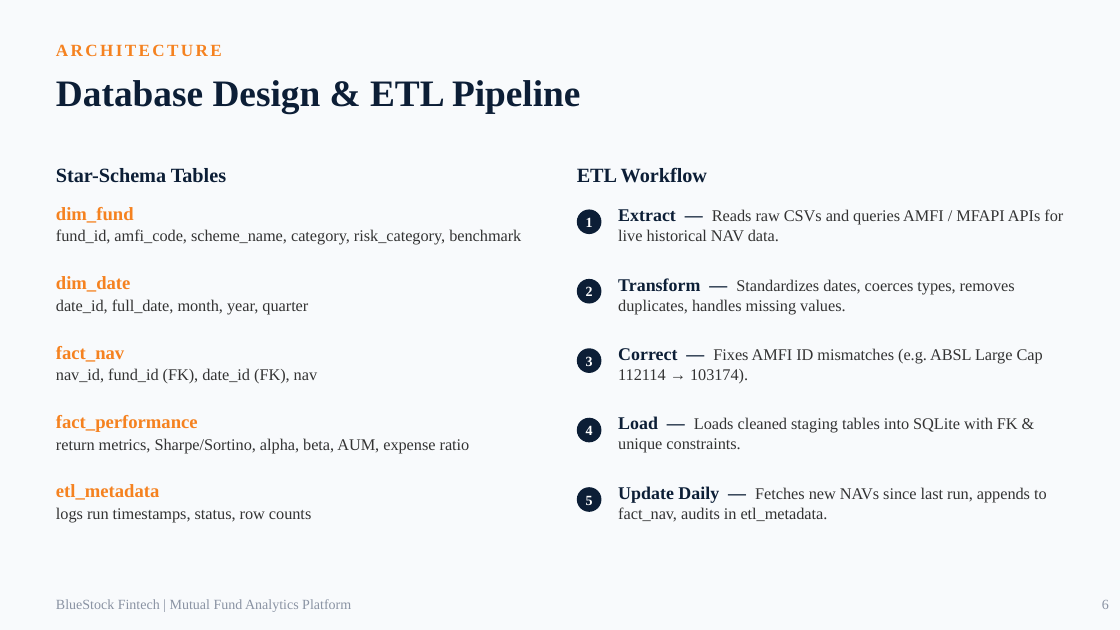
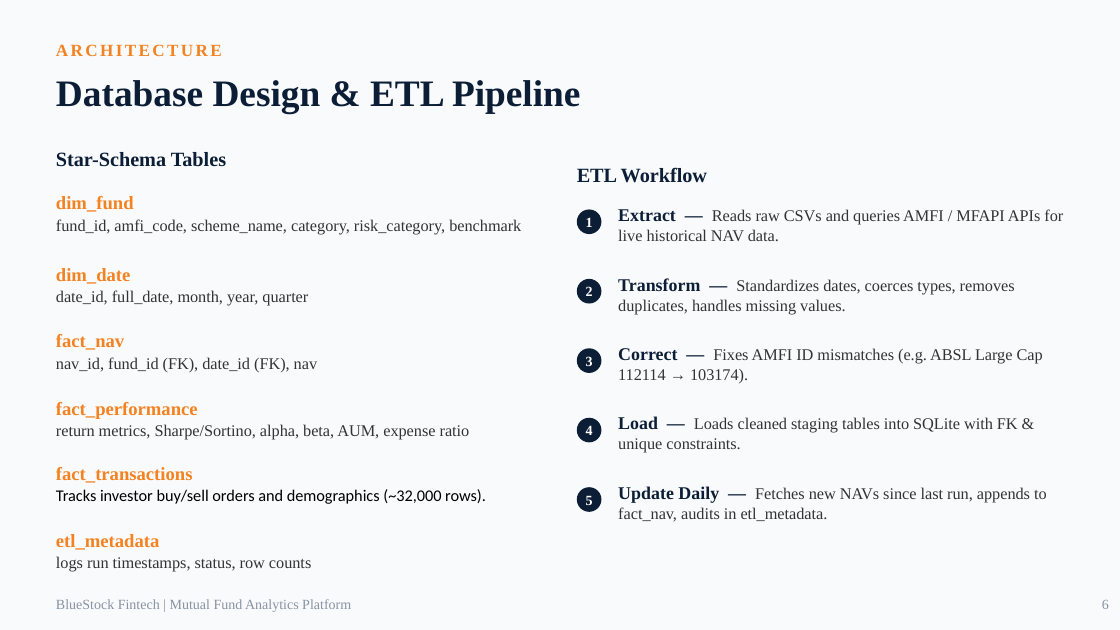
Before and after one commit to mohamadzuheer6-gif/MutualFundAnalytics, a slide deck: slide 6 of reports/presentation.pptx. Drawn at 1120x630 pixels with LibreOffice and Linux fonts; fonts in the diff are those of the drawing. Boxes give left, top, right and bottom in pixels: in the first picture for what was removed or moved away, otherwise in the second. Text is boxed around its words. In the diff, an @@ line names an element or a change of style, - is before the commit and + after.

```diff
--- a/reports/presentation.pptx
+++ b/reports/presentation.pptx
@@ text "Star-Schema Tables": place and size @@
-text "Star-Schema Tables" at box(56, 168, 226, 183)
+text "Star-Schema Tables" at box(56, 152, 226, 167)
@@ 3 texts: place and size @@
-3 texts at box(56, 207, 521, 383)
+3 texts at box(56, 196, 521, 372)
@@ text "fact_performance": place and size @@
-text "fact_performance" at box(56, 415, 470, 454)
+text "fact_performance" at box(56, 402, 470, 440)
@@ text added at box(56, 467, 486, 504), 10.5 pt, text #000000 @@
+fact_transactions
+Tracks investor buy/sell orders and demographics (~32,000 rows).
@@ text "etl_metadata": place and size @@
-text "etl_metadata" at box(56, 484, 311, 523)
+text "etl_metadata" at box(56, 534, 311, 572)
```
Also in this commit, not shown: 3 slides added, 1 other file.
